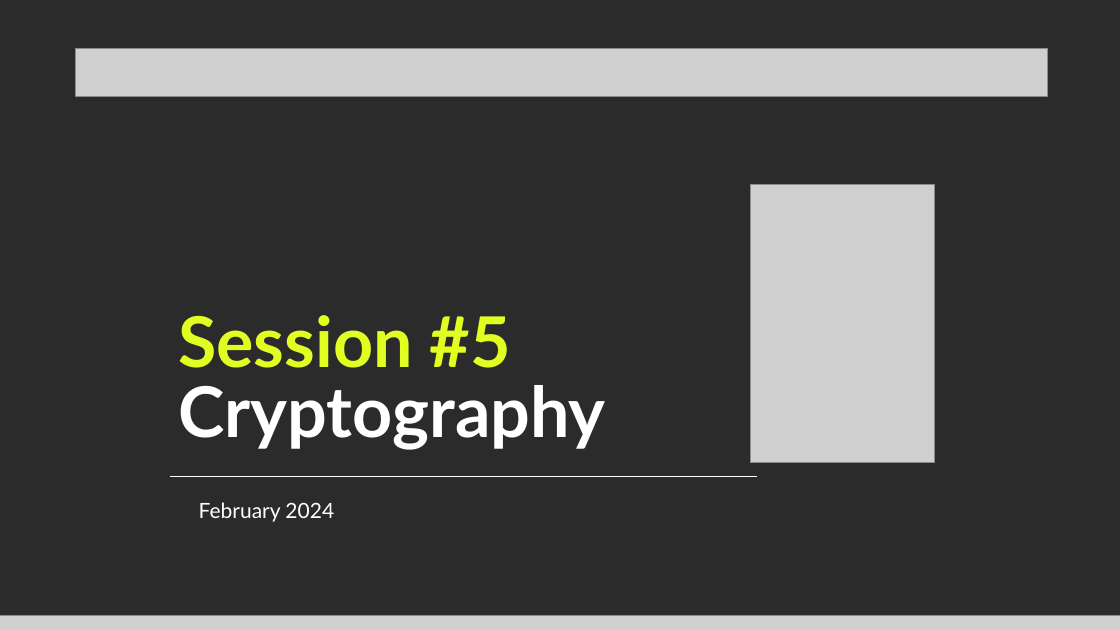
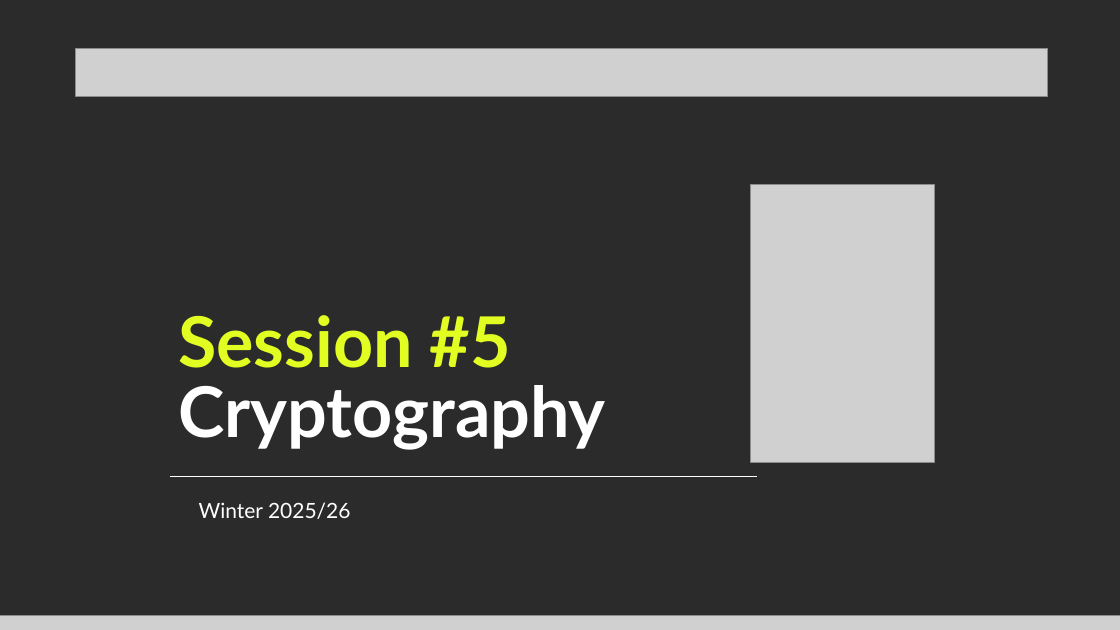
Before and after one commit to Technipwn/Technipwn.github.io, a slide deck: slide 1 of files/crypto.pptx. Drawn at 1120x630 pixels with LibreOffice and Linux fonts; fonts in the diff are those of the drawing; grey boxes stand for pictures; background and template pictures are left out; a plain dark background stands for a picture behind light text. Boxes give left, top, right and bottom in pixels: in the first picture for what was removed or moved away, otherwise in the second. Text is boxed around its words. In the diff, an @@ line names an element or a change of style, - is before the commit and + after.

```diff
--- a/files/crypto.pptx
+++ b/files/crypto.pptx
@@ text at box(199, 502, 351, 519): text changed @@
-February 2024
+Winter 2025/26
```
Also in this commit, not shown: 25 other files.
